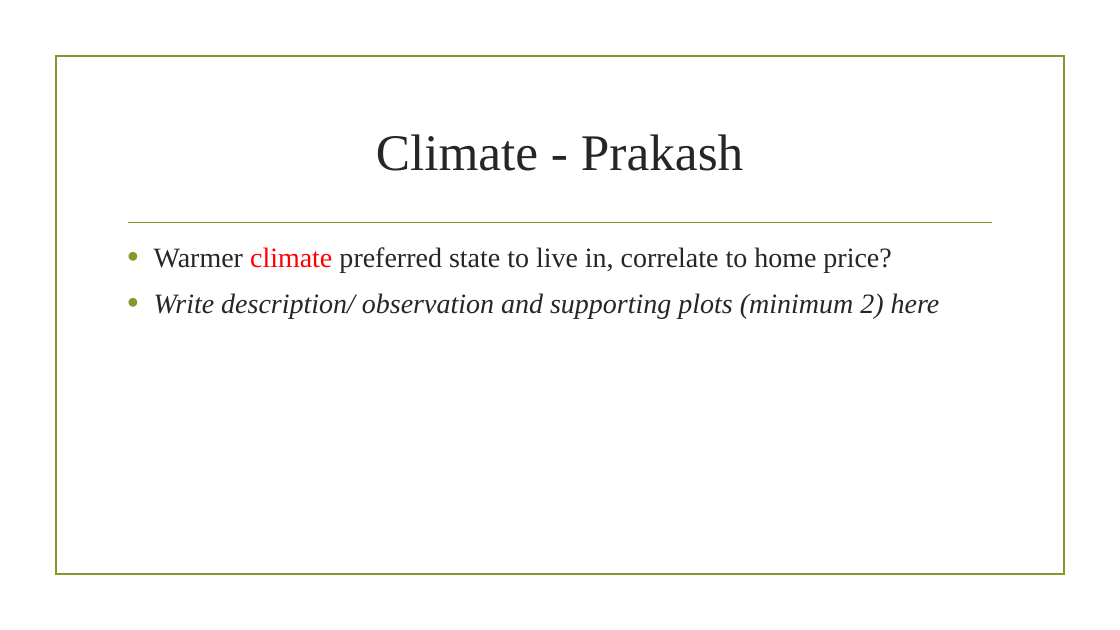
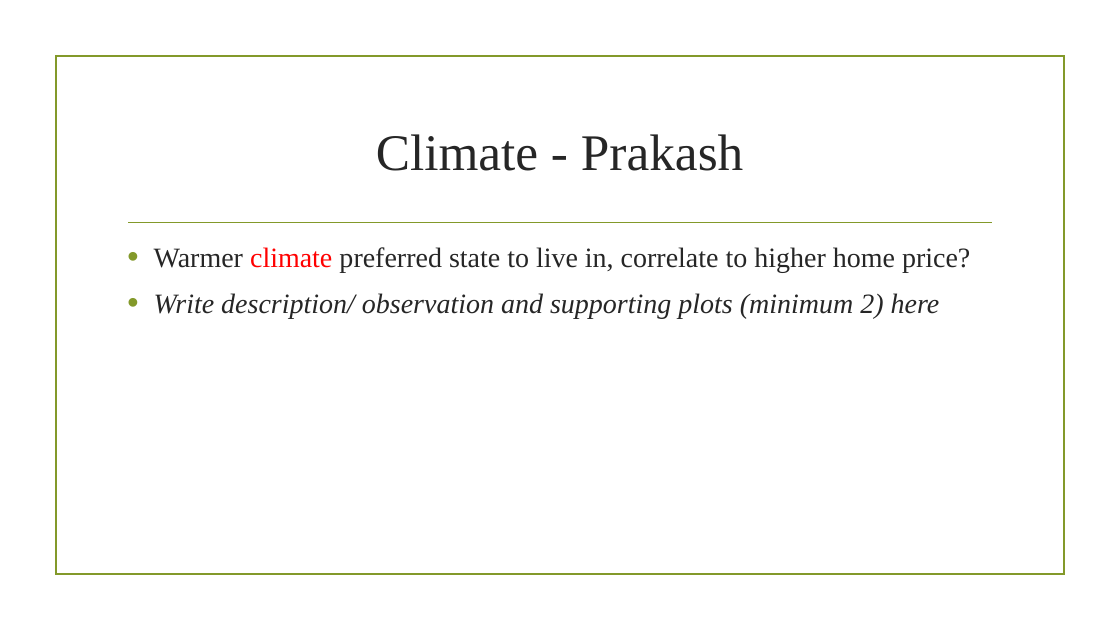
Before and after one commit to prakashbalasubramaniam/The_Incredible_Quad, a slide deck: slide 15 of Working_Presentation.pptx. Drawn at 1120x630 pixels with LibreOffice and Linux fonts; fonts in the diff are those of the drawing; background and template pictures are left out. Boxes give left, top, right and bottom in pixels: in the first picture for what was removed or moved away, otherwise in the second. Text is boxed around its words. In the diff, an @@ line names an element or a change of style, - is before the commit and + after.

Commit message:
Upload Climate Analysis script and saved plots. Update Working_Presentation Climate question

```diff
--- a/Working_Presentation.pptx
+++ b/Working_Presentation.pptx
@@ text at box(154, 247, 970, 272): text changed @@
-• Warmer climate preferred state to live in, correlate to home price?
+• Warmer climate preferred state to live in, correlate to higher home price?
```
Also in this commit, not shown: 4 other files.
